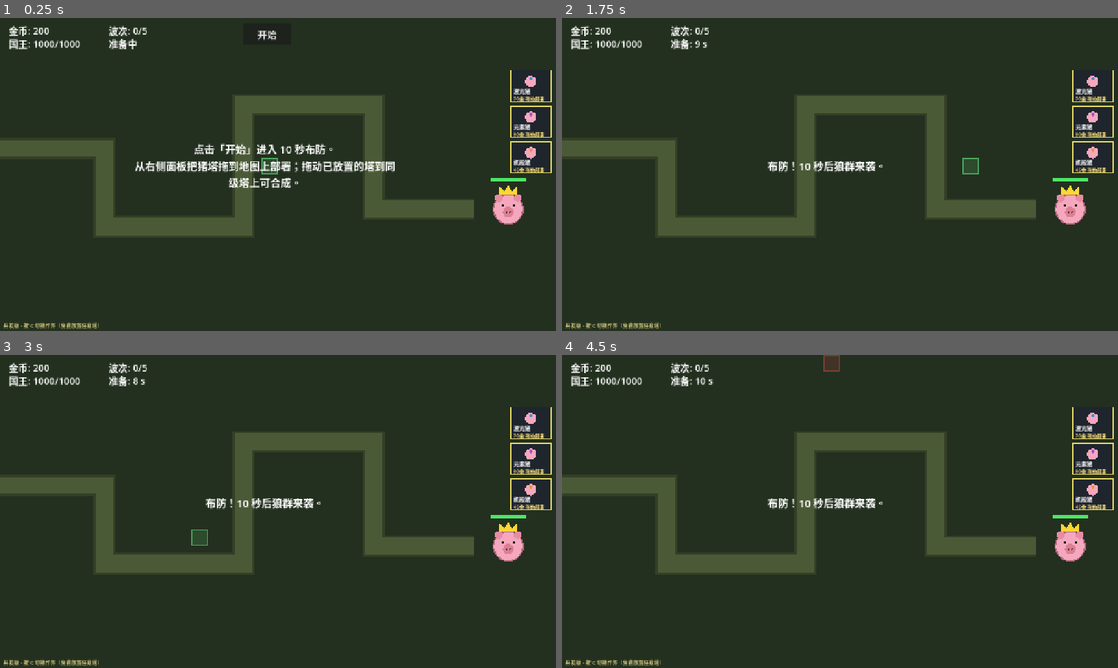
Above: before the commit, frames 1-4 (two rows, left to right).
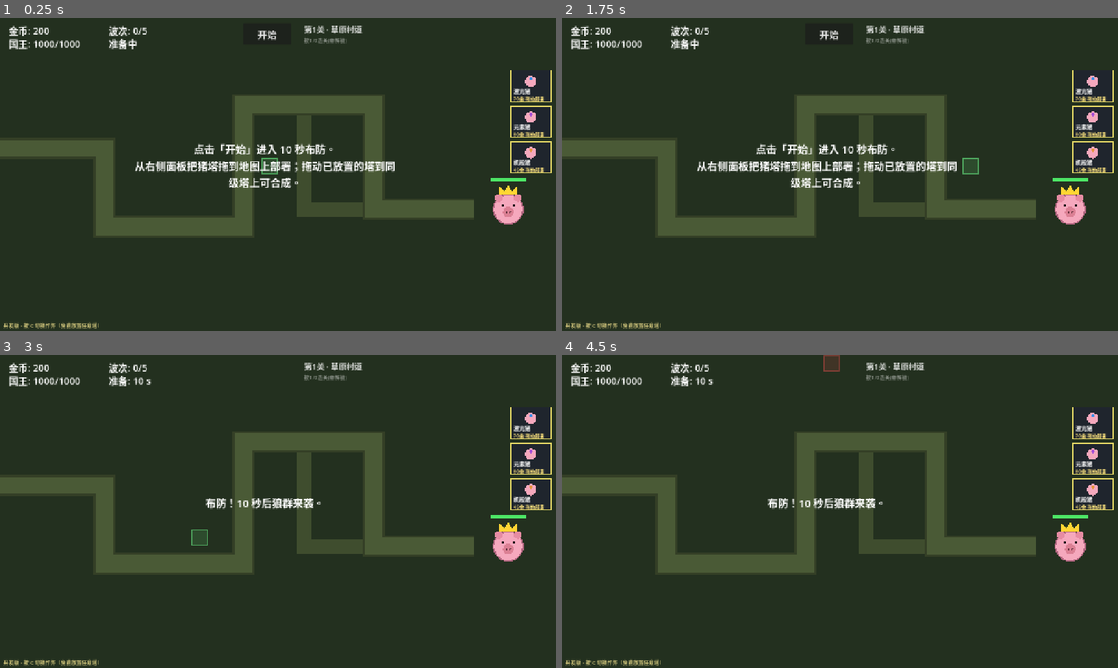
Above: after the commit, the same moments.

Repository: ABaiyc/maybe-td
Game: Godot game, scene res://scenes/main.tscn
The game is run twice, just before and just after one commit, with the same random seed, the same clock (stepped at 60 frames per second) and the same inputs.
Inputs (mouse positions are in pixels of both pictures, inside the frame that each line leads up to):
- Up to frame 1 (0.25 s): no input
- Up to frame 2 (1.75 s): click "开始" at 0.5 s; tap Enter at 1.25 s; move the mouse to (962, 158) at 1.27 s; tap N at 1.35 s; click (962, 158) at 1.42 s; tap 1 at 1.55 s
- Up to frame 3 (3 s): click (266, 370) at 2 s, where only the run after the commit has a clickable "开始"; tap Space at 2.75 s; drag from (166, 527) to (250, 574) at 2.77 s
- Up to frame 4 (4.5 s): tap Enter at 3.5 s; move the mouse to (895, 442) at 3.52 s; tap 2 at 3.6 s; click (895, 442) at 3.67 s; tap R at 3.8 s; click "开始" at 4.25 s

The runs differ from the first frame. In frame 1, 1.4% of the frame differs, in the area x 53-66%, y 2-64%; in frame 2, 3.4%, in the area x 23-71%, y 2-64%; in frame 3, 1.5%; in frame 4, 1.5%.

Commit message:
feat(M3): 双Boss机制 + 第二关 + 通关解锁
- 头狼：掉血过75/50/25%阈值跳备用岔路(嚎叫提示)，岔路淡色常显
- 披羊皮狼：伪装态，无E塔完全锁不住/打不中，仅元素系塔/弹药/雷/环可命中，出场带提示
- 第二关黑森林雪原：通关一解锁；胜利按N进下关、1/2选关；HUD显示关名
- 进度持久化 user://save.json；unlock钳制到关卡总数
- 无头断言：hittable_by(B)=false/(E)=true、路点切换、两关自动战通关且第二关E系杀伪装Boss，零报错

Co-Authored-By: Claude Opus 4.8 <noreply@anthropic.com>

Diff:
--- a/scripts/enemy.gd
+++ b/scripts/enemy.gd
@@ -15,6 +15,10 @@
 var radius: float = 13.0
 var is_boss: bool = false
 var color: Color = Color.GRAY
+var mech: String = ""            # Boss 机制: reroute(改路) / stealth(伪装)
+var stealth: bool = false        # 伪装态：自动索敌无法锁定，仅 E 系范围伤害可命中
+var alt_branches: Array = []     # 改路用备用分支（由 main 注入）
+var _reroute_thresholds: Array = [0.75, 0.5, 0.25]
 
 # debuff
 var slow_factor: float = 1.0
@@ -41,6 +45,8 @@
 	atk = float(def.get("atk", 4.0))
 	radius = float(def.get("radius", 13.0))
 	is_boss = bool(def.get("boss", false))
+	mech = String(def.get("mech", ""))
+	stealth = mech == "stealth"
 	color = Color(def.get("col", "888888"))
 	position = wp[0]
 
@@ -115,6 +121,10 @@
 	var eff_armor: float = maxf(0.0, armor - ignore_armor)
 	_apply_damage(d * (1.0 - eff_armor) * (1.0 + mark), false)
 
+## 伪装判定：非伪装敌人谁都能打；伪装敌人只有成分含 E(元素) 的塔能锁定/命中
+func hittable_by(comp: String) -> bool:
+	return not stealth or comp.contains("E")
+
 func apply_mark(stack: float, max_mark: float, dur: float) -> void:
 	mark = minf(max_mark, mark + stack)
 	mark_time = maxf(mark_time, dur)
@@ -128,12 +138,46 @@
 		GameState.add_gold(reward)
 		queue_free()
 	else:
+		_check_reroute()
 		queue_redraw()
+
+## 头狼：血量掉过阈值时跳到备用分支路径（变异改路）
+func _check_reroute() -> void:
+	if mech != "reroute" or besieging or alt_branches.is_empty():
+		return
+	var ratio := hp / max_hp
+	while not _reroute_thresholds.is_empty() and ratio <= _reroute_thresholds[0]:
+		_reroute_thresholds.pop_front()
+		_do_reroute()
+
+func _do_reroute() -> void:
+	var branch: Array = alt_branches[randi() % alt_branches.size()]
+	var new_wp := PackedVector2Array(branch)
+	# 找分支上最近的路点，从那里继续走
+	var best_i := 0
+	var best_d := INF
+	for i in new_wp.size():
+		var d := global_position.distance_to(new_wp[i])
+		if d < best_d:
+			best_d = d
+			best_i = i
+	waypoints = new_wp
+	index = best_i
+	_howl_flash = 0.5
+	queue_redraw()
+
+var _howl_flash := 0.0
 
 func _draw() -> void:
 	var body := color
 	if slow_time > 0.0:
 		body = body.lerp(Color(0.5, 0.7, 1.0), 0.4)  # 冰冻泛蓝
+	if stealth:
+		# 伪装态：羊皮白 + 半透明
+		body = Color(0.93, 0.9, 0.82, 0.55)
+	if _howl_flash > 0.0:
+		_howl_flash -= 0.016
+		draw_arc(Vector2.ZERO, radius + 8.0, 0.0, TAU, 24, Color(1, 0.3, 0.2, _howl_flash), 3.0)
 	draw_circle(Vector2.ZERO, radius, body)
 	draw_arc(Vector2.ZERO, radius, 0.0, TAU, 24, body.darkened(0.5), 2.0)
 	# 尖耳朵（狼）
--- a/scripts/game_state.gd
+++ b/scripts/game_state.gd
@@ -19,6 +19,34 @@
 var king_hp: float = KING_HP
 var phase: int = Phase.PREP
 var running: bool = false
+
+# 关卡进度（持久化到 user://save.json）
+const SAVE_PATH := "user://save.json"
+var current_level: int = 0
+var unlocked_levels: int = 1
+
+func _ready() -> void:
+	load_save()
+
+func unlock_next_level() -> void:
+	if current_level + 1 >= unlocked_levels:
+		unlocked_levels = mini(current_level + 2, Levels.count())
+		save_game()
+
+func save_game() -> void:
+	var f := FileAccess.open(SAVE_PATH, FileAccess.WRITE)
+	if f != null:
+		f.store_string(JSON.stringify({"unlocked_levels": unlocked_levels}))
+
+func load_save() -> void:
+	if not FileAccess.file_exists(SAVE_PATH):
+		return
+	var f := FileAccess.open(SAVE_PATH, FileAccess.READ)
+	if f == null:
+		return
+	var data: Variant = JSON.parse_string(f.get_as_text())
+	if data is Dictionary:
+		unlocked_levels = maxi(1, int(data.get("unlocked_levels", 1)))
 
 func reset(_total_waves: int) -> void:
 	gold = START_GOLD
--- a/scripts/main.gd
+++ b/scripts/main.gd
@@ -74,7 +74,7 @@
 
 func _ready() -> void:
 	_font = ThemeDB.fallback_font
-	level = Levels.get_level(0)
+	level = Levels.get_level(GameState.current_level)
 	waypoints = PackedVector2Array(level["waypoints"])
 	bg_color = Color(level.get("bg", "21281b"))
 	road_color = Color(level.get("road", "4a5a36"))
@@ -250,7 +250,17 @@
 func _spawn_enemy(enemy_id: String) -> void:
 	var e := Enemy.new()
 	e.setup(EnemyDefs.get_def(enemy_id), waypoints)
+	if e.mech == "reroute":
+		e.alt_branches = level.get("alt_branches", [])
 	enemies_container.add_child(e)
+	if e.is_boss:
+		match e.mech:
+			"stealth":
+				_set_message("⚠ Boss 出现：%s！\n它伪装成了羊——只有元素(E)系的塔能识破攻击它！" % e.def.get("n", ""), 4.0)
+			"reroute":
+				_set_message("⚠ Boss 出现：%s！\n它很狡猾，掉血会突然改走岔路！" % e.def.get("n", ""), 4.0)
+			_:
+				_set_message("⚠ Boss 出现：%s！" % e.def.get("n", ""), 2.5)
 
 func _alive_enemies() -> int:
 	var n := 0
@@ -263,7 +273,11 @@
 	spawn_timer.stop()
 	wave_gap_timer.stop()
 	if won:
-		_set_message("🏆 胜利！国王守住了，狼群被全部击退。\n按 R 重新开始。", 0.0)
+		GameState.unlock_next_level()
+		if GameState.current_level + 1 < Levels.count():
+			_set_message("🏆 胜利！第二关已解锁。\n按 N 进入下一关，按 R 重玩本关。", 0.0)
+		else:
+			_set_message("🏆 全部关卡通关！猪猪王国安全了！\n按 R 重玩本关，按 1/2 选关。", 0.0)
 	else:
 		_set_message("💀 国王被狼群攻陷……\n按 R 重新开始。", 0.0)
 
@@ -272,6 +286,20 @@
 	if event is InputEventKey and event.pressed and not event.echo:
 		if event.keycode == KEY_R:
 			get_tree().reload_current_scene()
+			return
+		if event.keycode == KEY_N and not GameState.running \
+				and GameState.current_level + 1 < Levels.count() \
+				and GameState.current_level + 1 < GameState.unlocked_levels:
+			GameState.current_level += 1
+			get_tree().reload_current_scene()
+			return
+		if event.keycode == KEY_1 or event.keycode == KEY_2:
+			var idx := 0 if event.keycode == KEY_1 else 1
+			if idx < Levels.count() and idx < GameState.unlocked_levels:
+				GameState.current_level = idx
+				get_tree().reload_current_scene()
+			else:
+				_set_message("关卡未解锁：先通过前一关。", 2.0)
 			return
 		if event.keycode == KEY_C:
 			cheat_on = not cheat_on
@@ -519,9 +547,15 @@
 # ── 绘制 ──
 func _draw() -> void:
 	draw_rect(Rect2(0, 0, 1280, 720), bg_color)
+	# 备用分支（头狼改路用），画淡一些
+	for branch in level.get("alt_branches", []):
+		var bp := PackedVector2Array(branch)
+		draw_polyline(bp, road_color.darkened(0.15), 34.0)
 	draw_polyline(waypoints, road_color.darkened(0.3), 50.0)
 	draw_polyline(waypoints, road_color, 40.0)
 	draw_circle(waypoints[0], 15.0, Color(0.7, 0.3, 0.3))
+	draw_string(_font, Vector2(700, 34), "第%d关 · %s" % [GameState.current_level + 1, level.get("name", "")], HORIZONTAL_ALIGNMENT_LEFT, -1, 18, Color(1, 1, 1, 0.85))
+	draw_string(_font, Vector2(700, 56), "按1/2选关(需解锁)", HORIZONTAL_ALIGNMENT_LEFT, -1, 12, Color(1, 1, 1, 0.45))
 
 	var mp := get_global_mouse_position()
 	# 部署预览（从面板拖出）
@@ -653,7 +687,22 @@
 	var b := _spawn_tower("L", Vector2i(4, 15), TowerDefs.footprint("L"), false)
 	_do_merge(a, b, TowerDefs.fuse("L", "L"))
 	print("[AUTOPLAY] towers=", towers_container.get_child_count(), " merge L+L=", TowerDefs.fuse("L", "L"))
+	# 伪装机制断言：B 塔(无E)锁不住伪装狼，E 塔能锁
+	var sheep := Enemy.new()
+	sheep.setup(EnemyDefs.get_def("wolf_sheep"), waypoints)
+	enemies_container.add_child(sheep)
+	print("[AUTOPLAY] stealth: hittable_by(B)=", sheep.hittable_by("B"), " hittable_by(E)=", sheep.hittable_by("E"), " hittable_by(LLLE)=", sheep.hittable_by("LLLE"))
+	# 改路机制断言：注入分支后打掉 30% 血，路点应切换
+	var alpha := Enemy.new()
+	alpha.setup(EnemyDefs.get_def("alpha"), waypoints)
+	alpha.alt_branches = level.get("alt_branches", [])
+	enemies_container.add_child(alpha)
+	var wp_before := alpha.waypoints.duplicate()
+	alpha.take_damage(alpha.max_hp * 0.3 / (1.0 - alpha.armor))
+	print("[AUTOPLAY] reroute: waypoints_changed=", alpha.waypoints != wp_before, " hp_ratio=%.2f" % (alpha.hp / alpha.max_hp))
+	sheep.queue_free()
+	alpha.queue_free()
 	started = true
 	prep_timer = 1.0
 	GameState.set_phase(GameState.Phase.PREP)
-	GameState.game_over.connect(func(won): print("[AUTOPLAY] game_over won=", won, " king_hp=", int(GameState.king_hp), " wave=", GameState.wave))
+	GameState.game_over.connect(func(won): print("[AUTOPLAY] game_over won=", won, " king_hp=", int(GameState.king_hp), " wave=", GameState.wave, " level=", GameState.current_level, " unlocked=", GameState.unlocked_levels))
--- a/scripts/projectile.gd
+++ b/scripts/projectile.gd
@@ -16,6 +16,7 @@
 var split: int = 0          # 爆炸后分裂出的小炸弹数
 var bomblet: bool = false   # 是否为分裂出的小炸弹（更小）
 var bounces: int = 0        # 弹射剩余次数（元素矩阵）
+var can_hit_stealth := false  # 元素系弹药可命中伪装敌人
 var _bhit := {}             # 弹射已命中集合
 
 var target: Enemy = null          # single 用
@@ -84,6 +85,8 @@
 	for e in get_tree().get_nodes_in_group("enemies"):
 		if e.is_queued_for_deletion() or _bhit.has(e.get_instance_id()):
 			continue
+		if e.stealth and not can_hit_stealth:
+			continue
 		var d: float = global_position.distance_to(e.global_position)
 		if d <= best_d:
 			best_d = d
@@ -94,6 +97,8 @@
 	global_position += dir * speed * delta
 	for e in get_tree().get_nodes_in_group("enemies"):
 		if e.is_queued_for_deletion() or _hit.has(e.get_instance_id()):
+			continue
+		if e.stealth and not can_hit_stealth:
 			continue
 		if global_position.distance_to(e.global_position) <= e.radius + 6.0:
 			e.take_damage(damage, ignore_armor)
@@ -118,6 +123,8 @@
 	for e in get_tree().get_nodes_in_group("enemies"):
 		if e.is_queued_for_deletion():
 			continue
+		if e.stealth and not can_hit_stealth:
+			continue
 		if global_position.distance_to(e.global_position) <= splash + e.radius:
 			e.take_damage(damage, ignore_armor)
 			if debuff:
@@ -134,6 +141,7 @@
 			b.ignore_armor = ignore_armor
 			b.color = color
 			b.bomblet = true
+			b.can_hit_stealth = can_hit_stealth
 			b.global_position = global_position
 			b.dest = global_position + Vector2.RIGHT.rotated(randf() * TAU) * randf_range(45.0, 95.0)
 			b.speed = 300.0
--- a/scripts/tower.gd
+++ b/scripts/tower.gd
@@ -18,6 +18,7 @@
 var color: Color = Color.WHITE
 var tier: int = 1
 var waypoints: PackedVector2Array
+var comp: String = ""       # 元素成分（含E可锁定伪装敌人）
 
 var projectiles_parent: Node = null
 
@@ -54,6 +55,7 @@
 	splash = float(def.get("splash", 0.0))
 	debuff = bool(def.get("debuff", false))
 	tier = int(def.get("t", 1))
+	comp = String(def.get("c", id))
 	color = TowerDefs.color_of(id)
 	if id in ["LB", "rapid_ap", "ele_ap", "rapid_ap_chain"]:
 		ignore_armor = 0.3
@@ -100,7 +102,7 @@
 func _nearest_n(n: int) -> Array:
 	var arr: Array = []
 	for e in _enemies():
-		if e.is_queued_for_deletion():
+		if e.is_queued_for_deletion() or not e.hittable_by(comp):
 			continue
 		var d: float = global_position.distance_to(e.global_position)
 		if d <= range_r:
@@ -114,7 +116,7 @@
 func _enemies_along(dirv: Vector2) -> Array:
 	var along: Array = []
 	for e in _enemies():
-		if e.is_queued_for_deletion():
+		if e.is_queued_for_deletion() or not e.hittable_by(comp):
 			continue
 		var rel: Vector2 = e.global_position - global_position
 		var proj: float = rel.dot(dirv)
@@ -138,7 +140,7 @@
 	var best: Enemy = null
 	var best_d := range_r
 	for e in _enemies():
-		if e.is_queued_for_deletion():
+		if e.is_queued_for_deletion() or not e.hittable_by(comp):
 			continue
 		var d: float = global_position.distance_to(e.global_position)
 		if d <= best_d:
@@ -150,7 +152,7 @@
 	var best: Enemy = null
 	var best_hp := -1.0
 	for e in _enemies():
-		if e.is_queued_for_deletion():
+		if e.is_queued_for_deletion() or not e.hittable_by(comp):
 			continue
 		if global_position.distance_to(e.global_position) <= range_r and e.hp > best_hp:
 			best_hp = e.hp
@@ -161,7 +163,7 @@
 	var best: Enemy = null
 	var best_i := -1
 	for e in _enemies():
-		if e.is_queued_for_deletion():
+		if e.is_queued_for_deletion() or not e.hittable_by(comp):
 			continue
 		if global_position.distance_to(e.global_position) <= range_r and e.index > best_i:
 			best_i = e.index
@@ -273,7 +275,7 @@
 func _nearest_others(pos: Vector2, n: int, visited: Dictionary, radius: float) -> Array:
 	var arr: Array = []
 	for e in _enemies():
-		if e.is_queued_for_deletion() or visited.has(e.get_instance_id()):
+		if e.is_queued_for_deletion() or visited.has(e.get_instance_id()) or not e.hittable_by(comp):
 			continue
 		var d: float = pos.distance_to(e.global_position)
 		if d <= radius:
@@ -362,7 +364,7 @@
 	var endp := global_position + dirv * 1600.0
 	var dmg := damage * scale * _catalyst_mult()
 	for e in _enemies():
-		if e.is_queued_for_deletion():
+		if e.is_queued_for_deletion() or not e.hittable_by(comp):
 			continue
 		if _dist_seg(e.global_position, global_position, endp) <= 38.0 + e.radius:
 			e.take_damage(dmg, ignore_armor)
@@ -447,6 +449,7 @@
 	var perp := Vector2(-dir.y, dir.x) * 7.0
 	for s in [-1.0, 1.0]:
 		var p := Projectile.new()
+		p.can_hit_stealth = comp.contains("E")
 		p.mode = "single"
 		p.target = t
 		p.damage = damage * _catalyst_mult()
@@ -459,6 +462,7 @@
 func _fire_ele_matrix() -> void:
 	for tgt in _nearest_n(3):
 		var p := Projectile.new()
+		p.can_hit_stealth = comp.contains("E")
 		p.mode = "bounce"
 		p.target = tgt
 		p.bounces = 2
@@ -492,6 +496,7 @@
 
 func _spawn_one(t: Enemy) -> void:
 	var p := Projectile.new()
+	p.can_hit_stealth = comp.contains("E")
 	p.damage = damage * _catalyst_mult()
 	p.pierce = pierce
 	p.splash = splash
@@ -524,6 +529,7 @@
 		var frac := 0.0 if count <= 1 else (float(i) / float(count - 1) - 0.5)
 		var d := dir.rotated(deg_to_rad(spread_deg) * frac)
 		var p := Projectile.new()
+		p.can_hit_stealth = comp.contains("E")
 		p.mode = "aoe"
 		p.damage = damage * mult
 		p.splash = maxf(splash * 0.7, 36.0)
@@ -537,6 +543,7 @@
 
 func _spawn_aoe(dest: Vector2, sp: float, dmg: float, split: int) -> void:
 	var p := Projectile.new()
+	p.can_hit_stealth = comp.contains("E")
 	p.mode = "aoe"
 	p.damage = dmg * _catalyst_mult()
 	p.splash = sp
Not shown, changed: 修改日志.md
